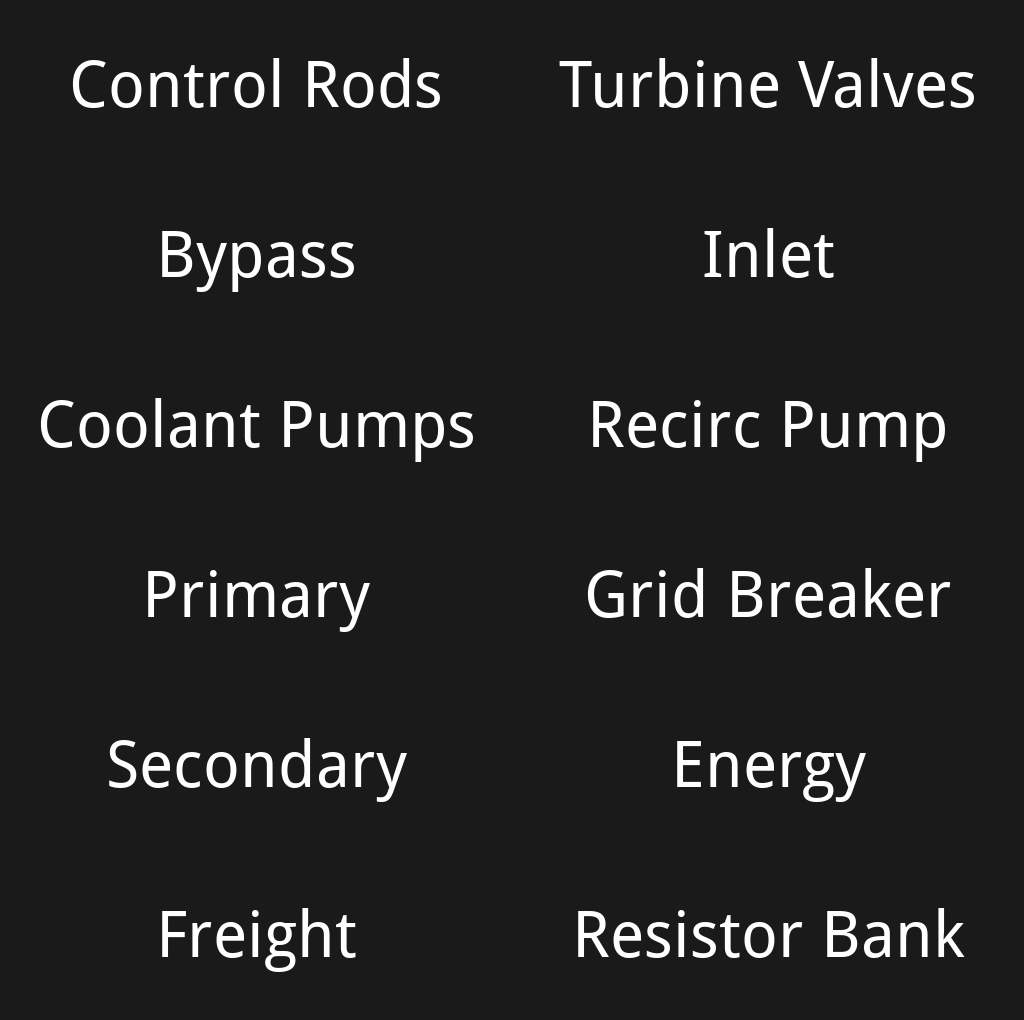
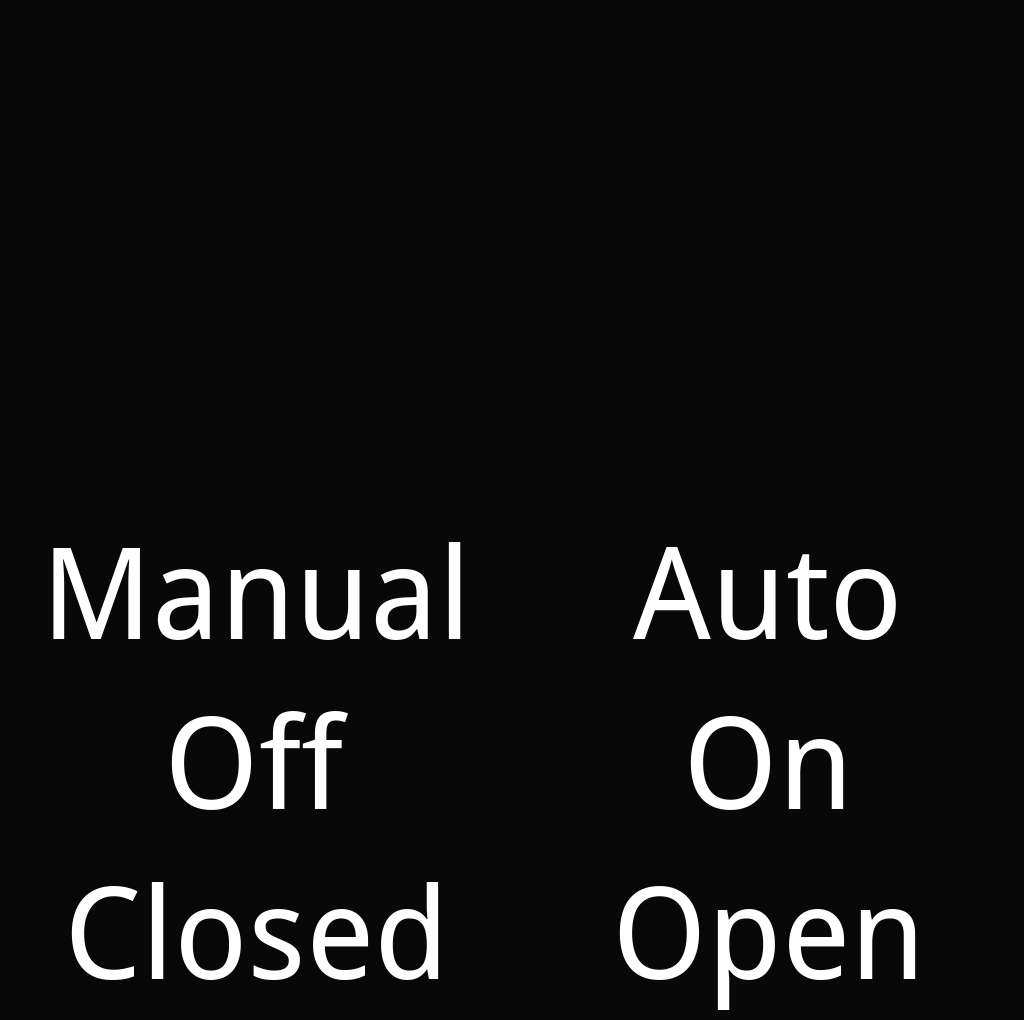
The second w=1024, h=1020 image is a revision of the first. Changes to its layers:
hid group "Labels 1" (12 layers) over [40, 58, 974, 972]
moved "Recirc Pump" into group "Labels 1" over [593, 400, 945, 462]
showed group "Labels 2" (6 layers) over [53, 542, 916, 1010]
painted on "Background" over [0, 0, 1024, 1020]
